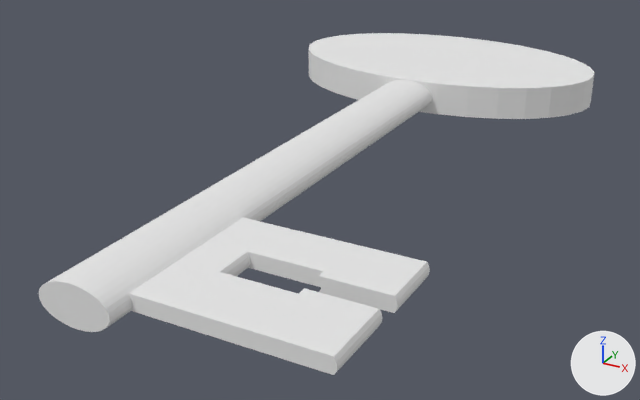
What one commit did to the OBJ model final/models/key.obj.
Rendered twice from a 50 mm lens placed at (21.2, -50.3, 16.8), pointed at (-0.8, -10.2, -3.3). Every picture has the same lights, and +X, +Y and +Z are marked at lower right. Where no turn or scale is listed for an object, it has been applied to the vertices.

The scene before the commit, as lines of its bpy script (objects in view):
```python
mat_material_001 = principled_material('Material.001')
mat_material_001.base_color = (0.8, 0.8, 0.8)  # white #e7e7e7
mat_material_001.roughness = 1.0
me_cylinder = bpy.data.meshes.new('Cylinder')
me_cylinder.from_pydata(...)  # a 32-sided cylinder along z spanning x -10.6..9.8, y 0.5..13.2, z -0.9..1.1
me_cylinder.materials.append(mat_material_001)  # white #e7e7e7
me_cylinder_001 = bpy.data.meshes.new('Cylinder.001')
me_cylinder_001.from_pydata(...)  # 262 vertices, 520 faces; spans x -2.2..10.0, y -29.8..2.1, z -0.9..1.0
me_cylinder_001.materials.append(mat_material_001)  # white #e7e7e7
ob_cylinder = bpy.data.objects.new('Cylinder', me_cylinder)
ob_cylinder.location = (0.0, 0.0, 0.0)
ob_cylinder_001 = bpy.data.objects.new('Cylinder.001', me_cylinder_001)
ob_cylinder_001.location = (0.0, 0.0, 0.0)
```
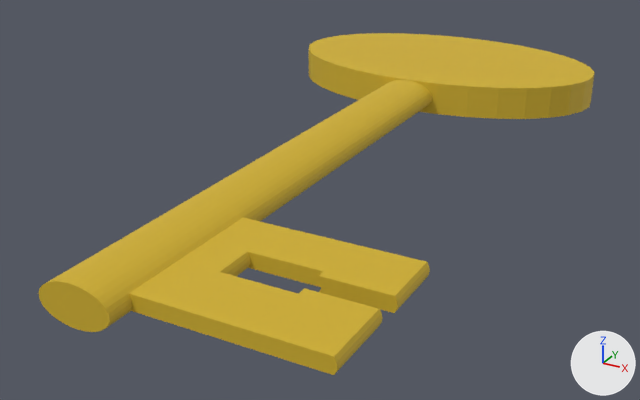
Location of each change, (x1, y1, x2, y2) in pixels of the pictures (640 x 400 px):
'Cylinder.001', recoloured (white to yellow)
    both: (39, 80, 432, 375)
'Cylinder', recoloured (white to yellow)
    both: (309, 33, 595, 119)

What the commit changed:
Material 'Material.001' (mat_material_001) changes colour from white #e7e7e7 to yellow #d1b12a; in linear values from (0.8, 0.8, 0.8) to (0.64, 0.437, 0.023).
